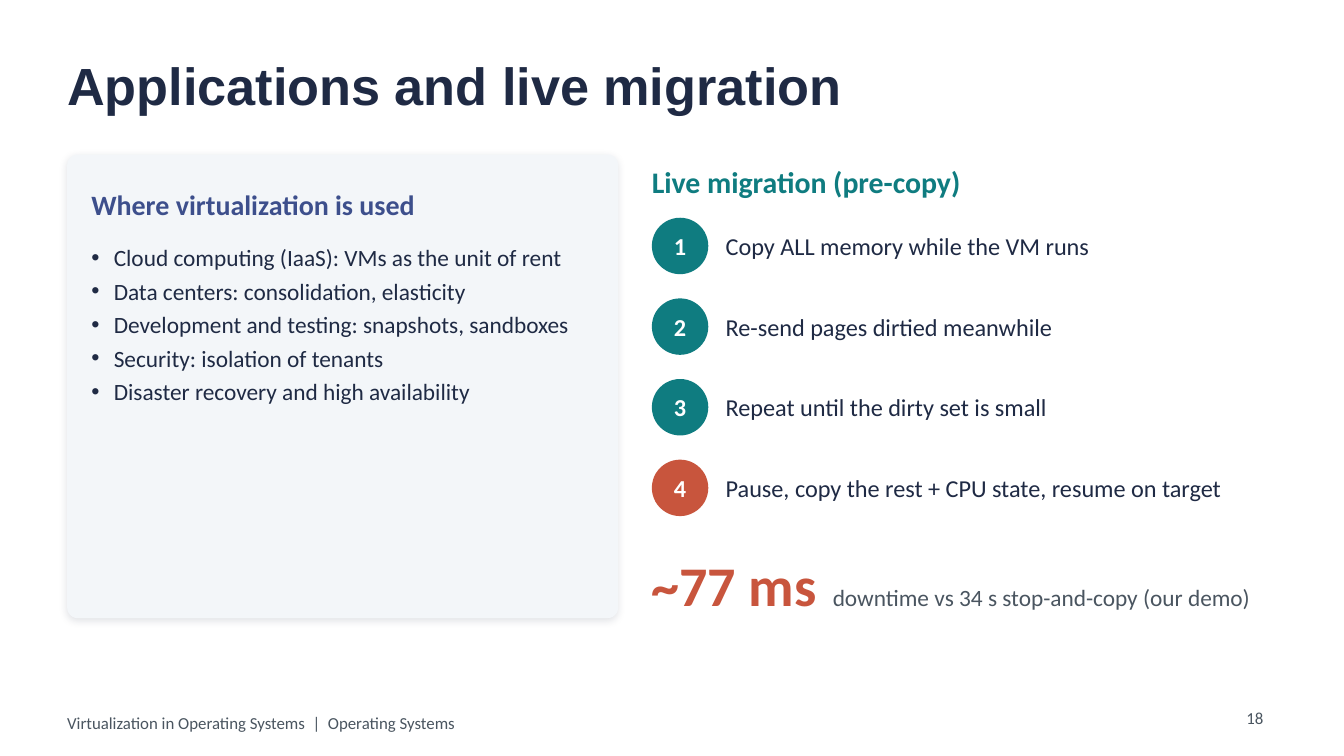
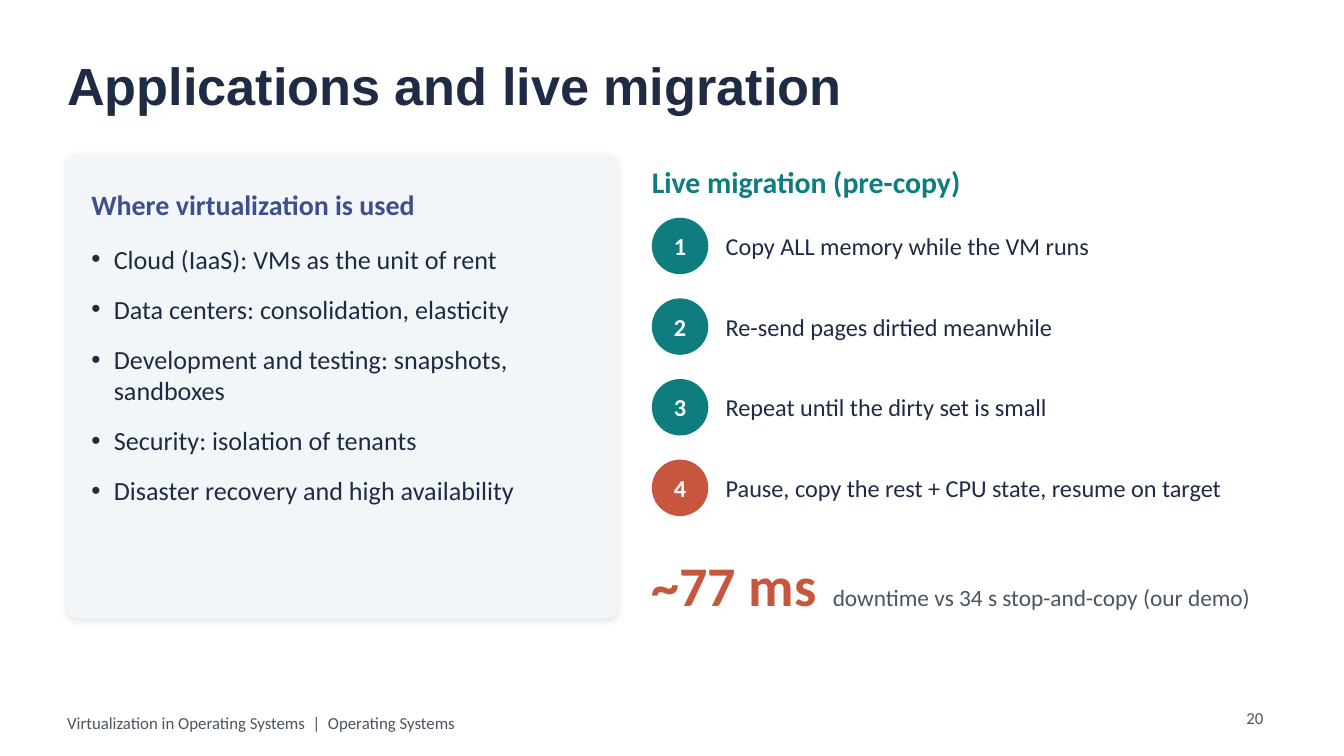
Before and after one commit to aliyassine22/OS-Virtualization, a slide deck: slide 20 of presentation/powerpoint/Virtualization_in_OS.pptx (slide 18 before the commit). Drawn at 1344x756 pixels with LibreOffice and Linux fonts; fonts in the diff are those of the drawing. Boxes give left, top, right and bottom in pixels: in the first picture for what was removed or moved away, otherwise in the second. Text is boxed around its words. In the diff, an @@ line names an element or a change of style, - is before the commit and + after.

```diff
--- a/presentation/powerpoint/Virtualization_in_OS.pptx
+++ b/presentation/powerpoint/Virtualization_in_OS.pptx
@@ text at <box>114,250,497,273</box>: text changed; size 12.5 to 14 pt @@
-• Cloud computing (IaaS): VMs as the unit of rent
+• Cloud (IaaS): VMs as the unit of rent
@@ text at <box>114,301,514,505</box>: size 12.5 to 14 pt in "Data centers: consolidation, elasticity", "Development and testing: snapshots, sandboxes", "Security: isolation of tenants", "Disaster recovery and high availability"; more space between paragraphs @@
@@ page number at <box>1246,713,1263,724</box>: text changed @@
-18
+20
```
Also in this commit, not shown: 13 other slides changed, 2 slides added, 16 other files.
